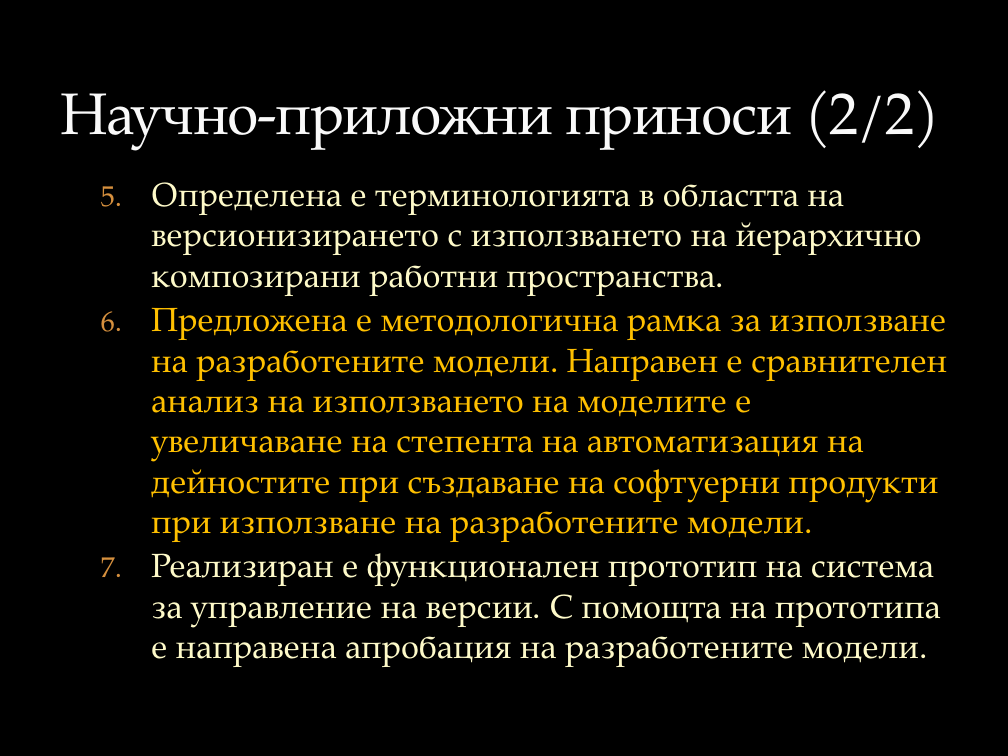
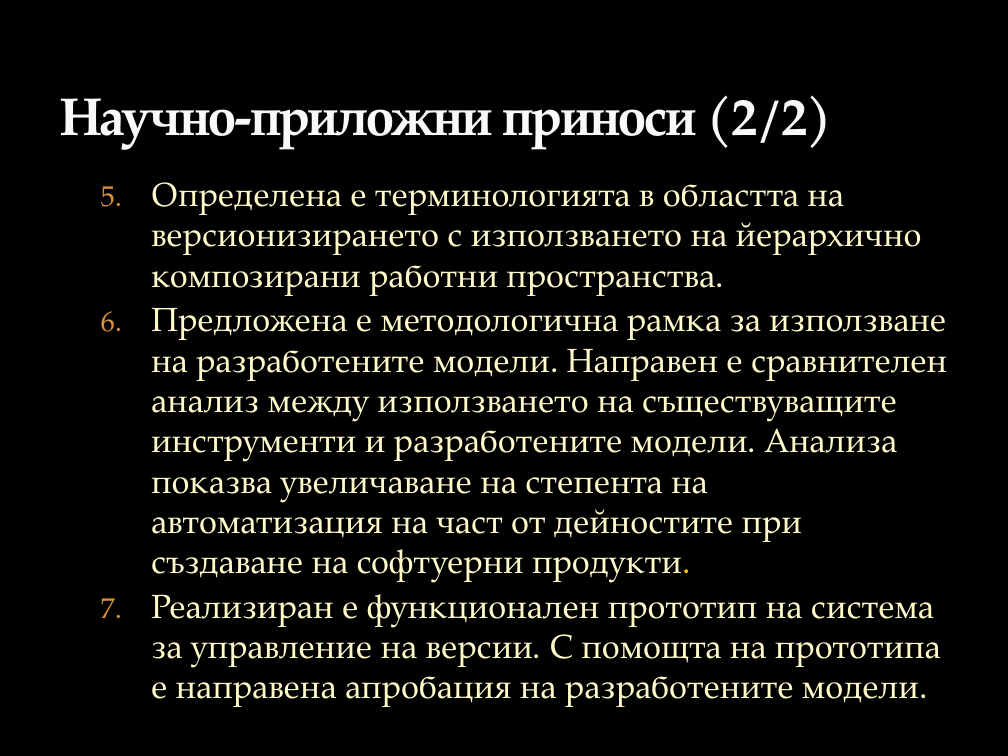
Before and after one commit to vjotov/versia, a slide deck: slide 12 of doc/Presentation.pptx. Drawn at 1008x756 pixels with LibreOffice and Linux fonts; fonts in the diff are those of the drawing; background and template pictures are left out. Boxes give left, top, right and bottom in pixels: in the first picture for what was removed or moved away, otherwise in the second. Text is boxed around its words. In the diff, an @@ line names an element or a change of style, - is before the commit and + after.

```diff
--- a/doc/Presentation.pptx
+++ b/doc/Presentation.pptx
@@ title "Научно-приложни приноси (2/2)" at [60, 95, 832, 149]: size 42 to 37.8 pt, bold on @@
@@ text at [151, 308, 947, 582]: text changed; text colour #FFC000 to #FEFAC9 @@
-  6. Предложена е методологична рамка за използване на разработените модели. Направен е сравнителен анализ на използването на моделите е увеличаване на степента на автоматизация на дейностите при създаване на софтуерни продукти при използване на разработените модели.
+  6. Предложена е методологична рамка за използване на разработените модели. Направен е сравнителен анализ между използването на съществуващите инструменти и разработените модели. Анализа показва увеличаване на степента на автоматизация на част от дейностите при създаване на софтуерни продукти.
```
Also in this commit, not shown: 9 other slides changed, 1 slide added, 1 slide removed, 2 other files.
